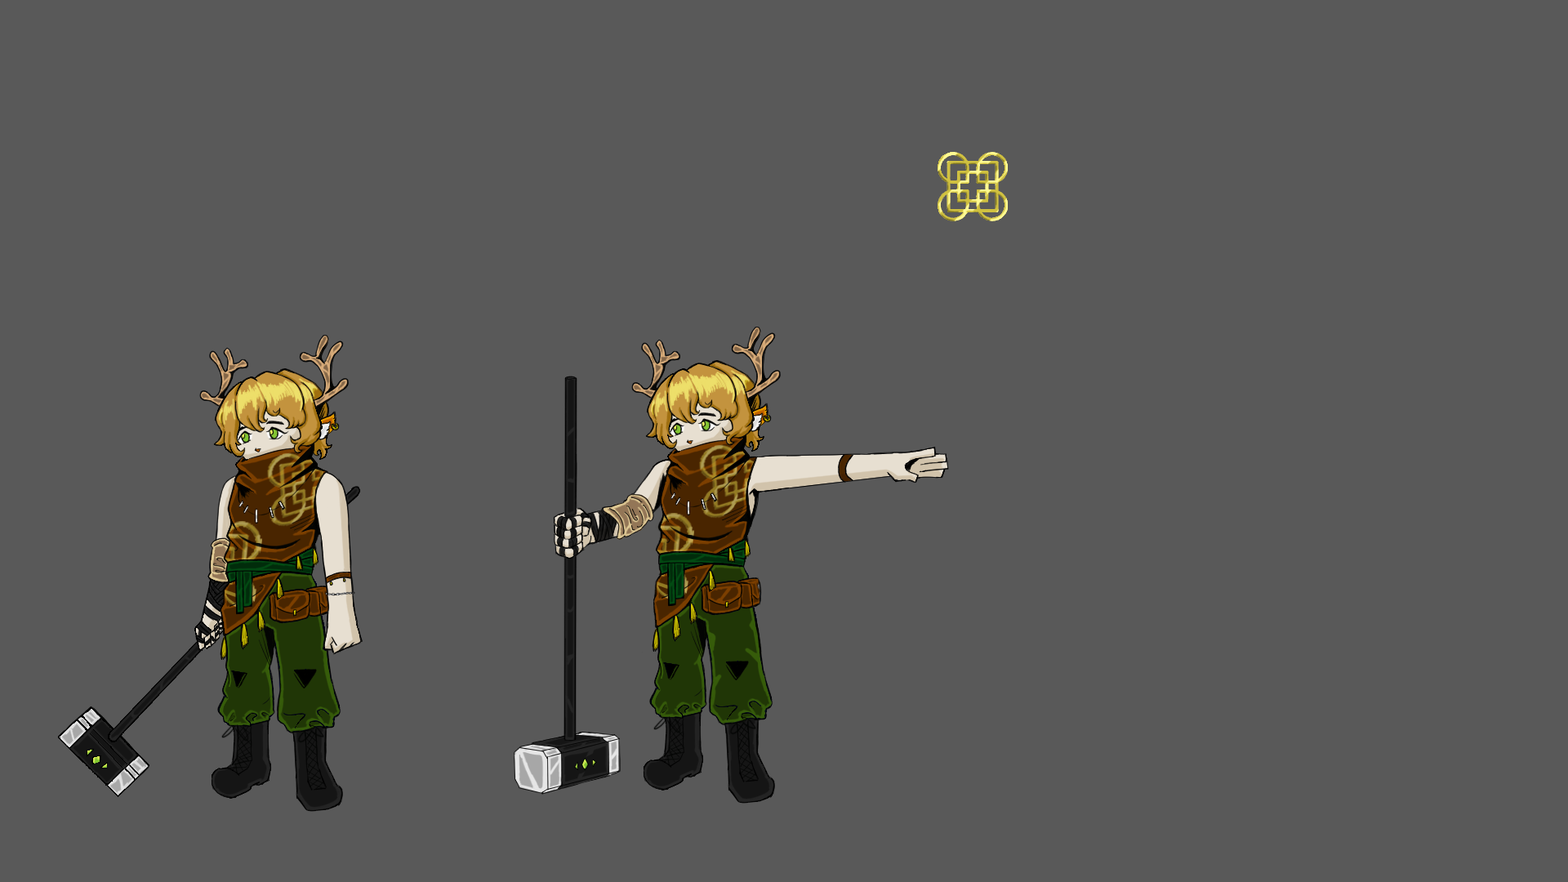
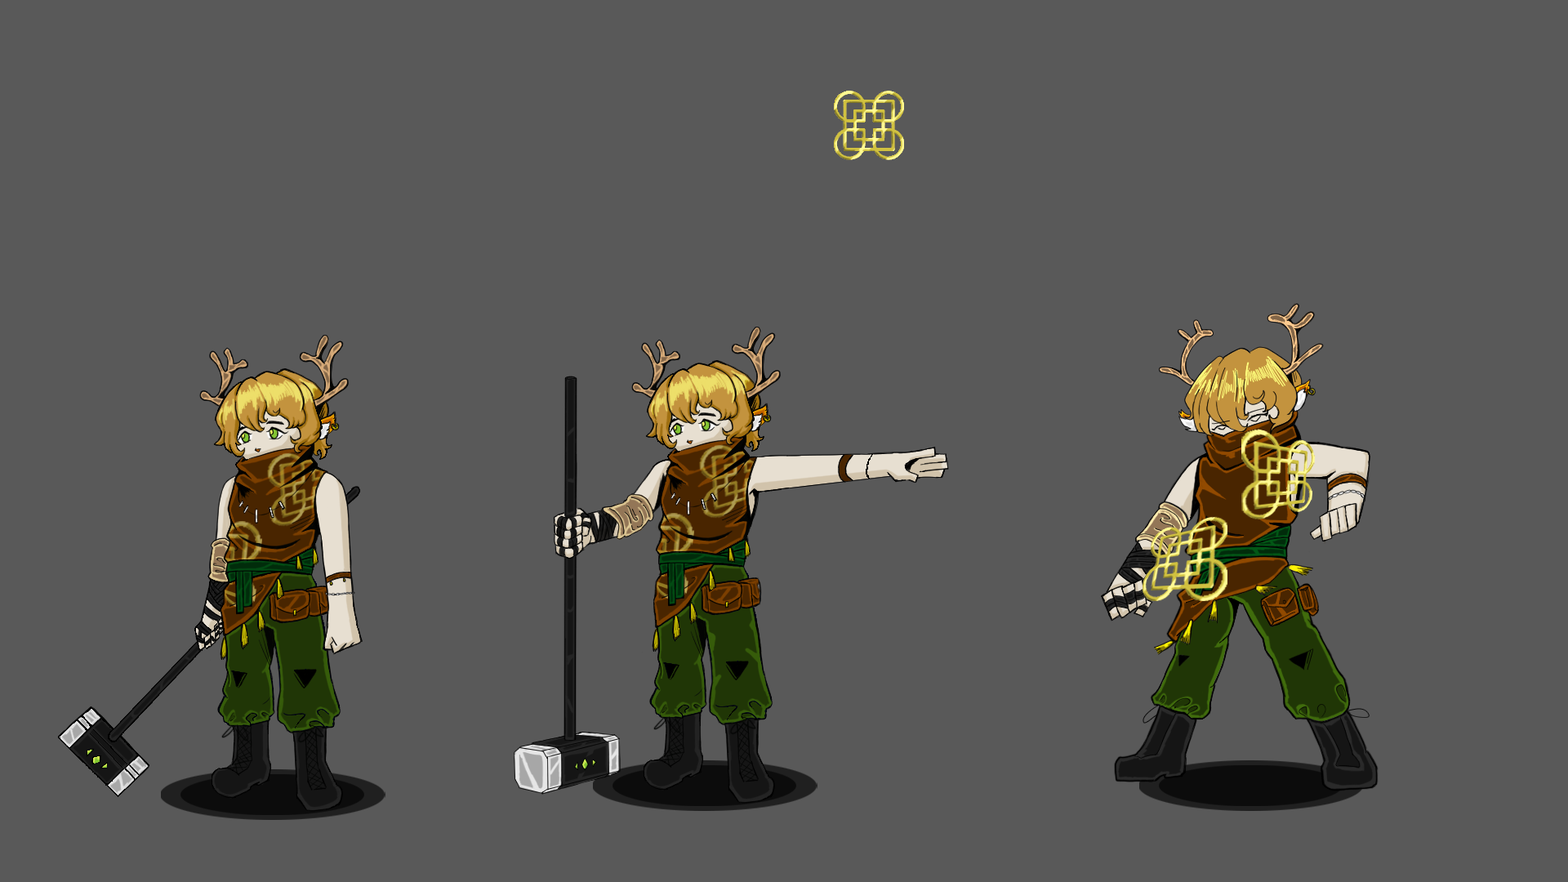
Two versions of the same layered image (1568x882). Layer-by-layer changes:
added layer "문양" (1st of 7) above "문양" over [1141,516,1228,602]
added layer "문양" (2nd of 7) above "문양" over [1241,428,1316,521]
painted on "문양" (3rd of 7) over [833,90,1008,222]
painted on "대지족 선" (1st of 2, in "대지족 시전" › "대지족") over [865,454,874,479]
added group "지팡이" (1st of 2, in "대지족 시전" › "대지족") with 3 layers in group "대지족" over [592,768,622,795]
moved "지팡이 선" (1st of 2, in "대지족 시전" › "대지족" › "지팡이") into group "지팡이" over [592,768,622,795]
moved "지팡이 빛" (1st of 2, in "대지족 시전" › "대지족" › "지팡이") into group "지팡이" over [592,768,620,794]
moved "지팡이 채색" (1st of 2, in "대지족 시전" › "대지족" › "지팡이") into group "지팡이" over [592,768,621,795]
added layer "그림자" (1st of 3, in "대지족 시전") (overlay) in group "대지족 시전" over [592,760,818,811]
added layer "얼굴선" in group "대지족 피격" over [1211,407,1270,433]
added layer "선" in group "대지족 피격" over [1100,302,1379,792]
added layer "빛" (overlay) in group "대지족 피격" over [1104,304,1377,791]
added layer "어둠" (multiply) in group "대지족 피격" over [1101,450,1370,620]
added layer "채색" in group "대지족 피격" over [1102,302,1377,790]
added layer "그림자" (2nd of 3, in "대지족 피격") (overlay) in group "대지족 피격" over [1139,760,1364,811]
added layer "그림자" (3rd of 3, in "대지족") (overlay) in group "대지족" over [160,769,386,820]